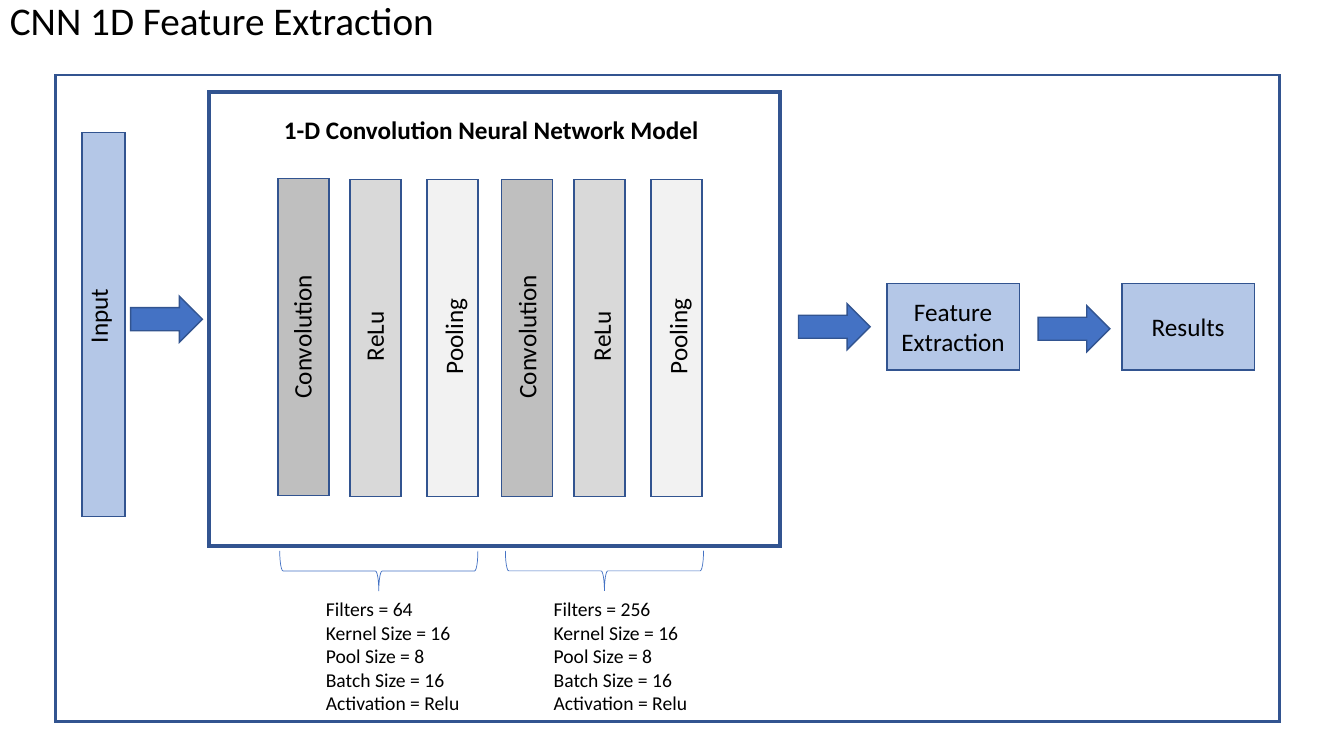
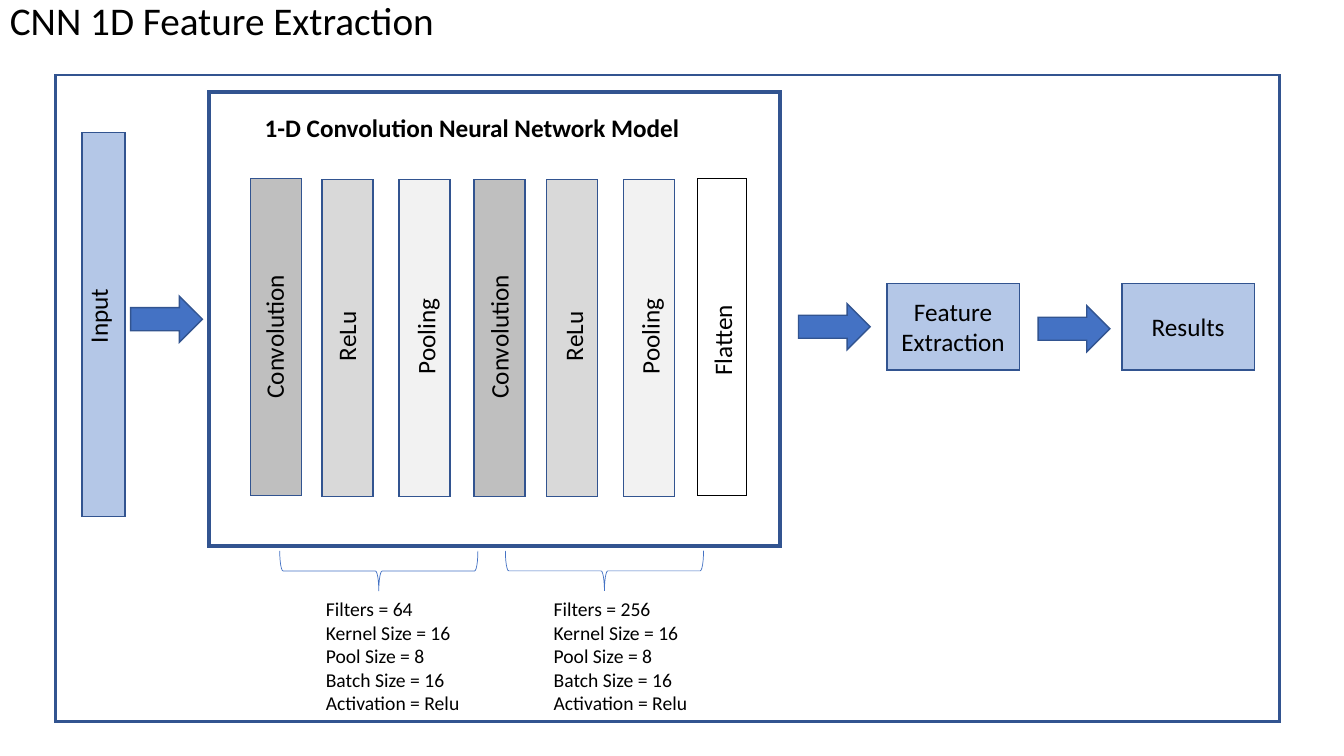
Before and after one commit to paulscheibal/SBDataScienceCert, a slide deck: slide 13 of CapstoneP2/ReportOuts/ModelApproachSensorTimeSeriesData.pptx. Drawn at 1344x756 pixels with LibreOffice and Linux fonts; fonts in the diff are those of the drawing. Boxes give left, top, right and bottom in pixels: in the first picture for what was removed or moved away, otherwise in the second. Text is boxed around its words. In the diff, an @@ line names an element or a change of style, - is before the commit and + after.

```diff
--- a/CapstoneP2/ReportOuts/ModelApproachSensorTimeSeriesData.pptx
+++ b/CapstoneP2/ReportOuts/ModelApproachSensorTimeSeriesData.pptx
@@ text "1-D Convolution Neural Network Model": place and size @@
-text "1-D Convolution Neural Network Model" at (284, 121, 698, 140)
+text "1-D Convolution Neural Network Model" at (265, 119, 679, 138)
@@ 5 texts, 2 rectangles: place and size @@
-5 texts, 2 rectangles at (288, 179, 694, 496)
+5 texts, 2 rectangles at (260, 179, 667, 496)
@@ 4 rectangles, 1 text: place and size @@
-4 rectangles, 1 text at (278, 178, 703, 496)
+4 rectangles, 1 text at (250, 178, 675, 496)
@@ rectangle added at (698, 178, 746, 495), outline #000000 1 pt @@
@@ text added at (708, 312, 739, 374), 18 pt, text #000000 @@
+Flatten
```
Also in this commit, not shown: 3 other slides changed, 5 other files.
